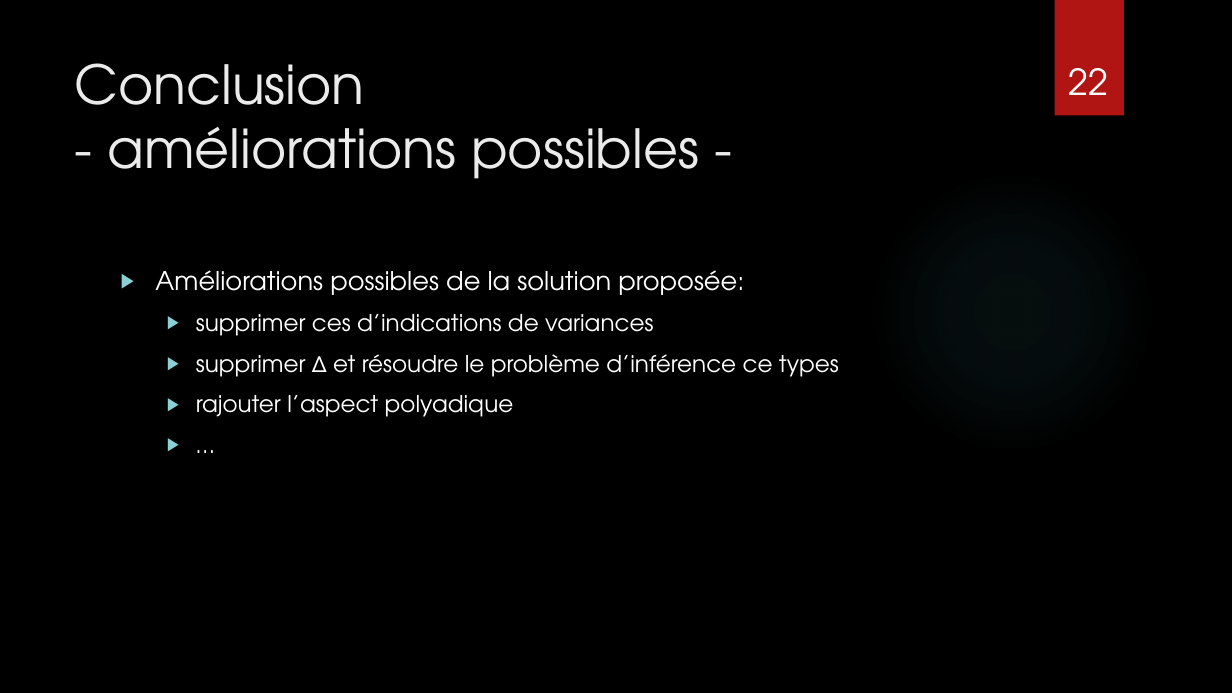
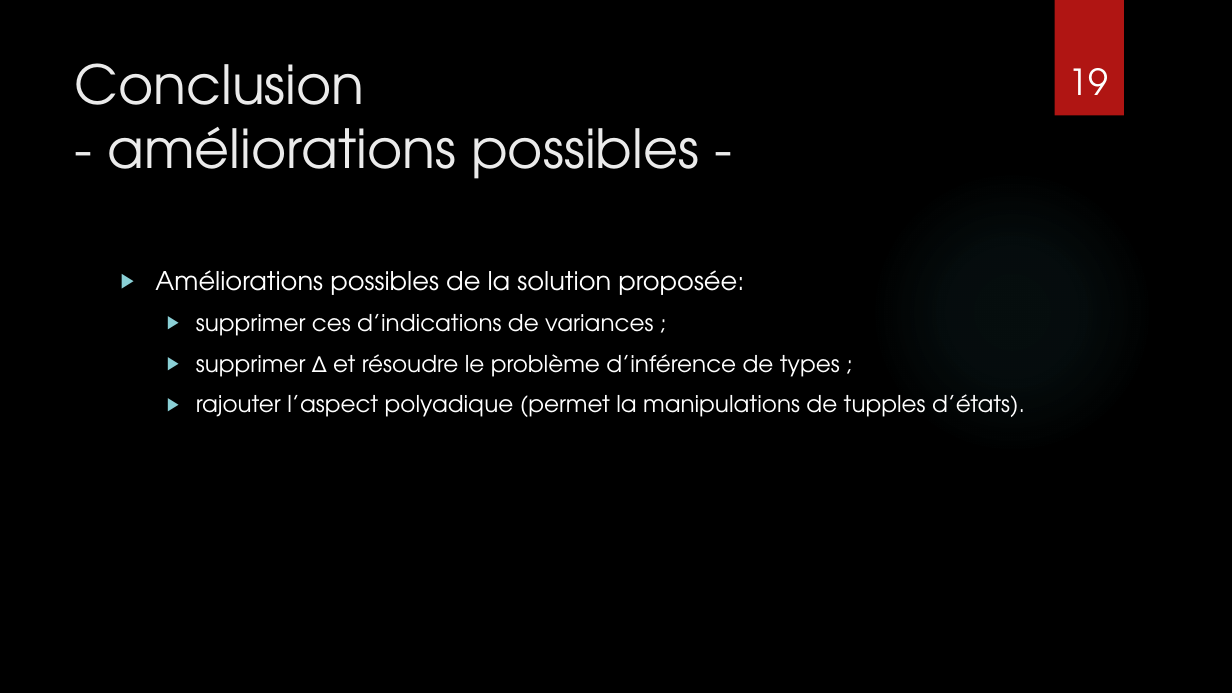
Before and after one commit to CamilleBonnin/TER-S3-Typing-the-higher-order-polyadic-mu-calculus, a slide deck: slide 19 of Presentation/TER_M2_presentation.pptx (slide 22 before the commit). Drawn at 1232x693 pixels with LibreOffice and Linux fonts; fonts in the diff are those of the drawing; background and template pictures are left out. Boxes give left, top, right and bottom in pixels: in the first picture for what was removed or moved away, otherwise in the second. Text is boxed around its words. In the diff, an @@ line names an element or a change of style, - is before the commit and + after.

```diff
--- a/Presentation/TER_M2_presentation.pptx
+++ b/Presentation/TER_M2_presentation.pptx
@@ page number at bbox=[1069, 68, 1109, 95]: text changed @@
-22
+19
@@ text at bbox=[196, 314, 1025, 417]: text changed @@
-  ▶ supprimer ces d’indications de variances
-  ▶ supprimer Δ et résoudre le problème d’inférence ce types
-  ▶ rajouter l’aspect polyadique
-  ▶ …
+  ▶ supprimer ces d’indications de variances ;
+  ▶ supprimer Δ et résoudre le problème d’inférence de types ;
+  ▶ rajouter l’aspect polyadique (permet la manipulations de tupples d’états).
```
Also in this commit, not shown: 9 other slides changed, 9 slides added, 12 slides removed, 4 other files.
